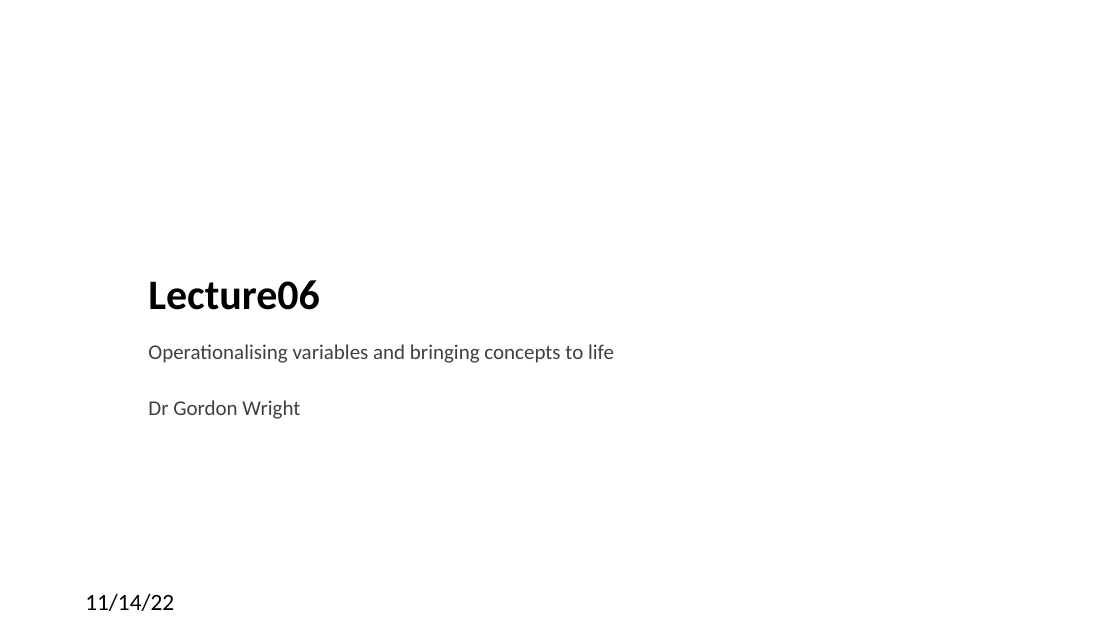
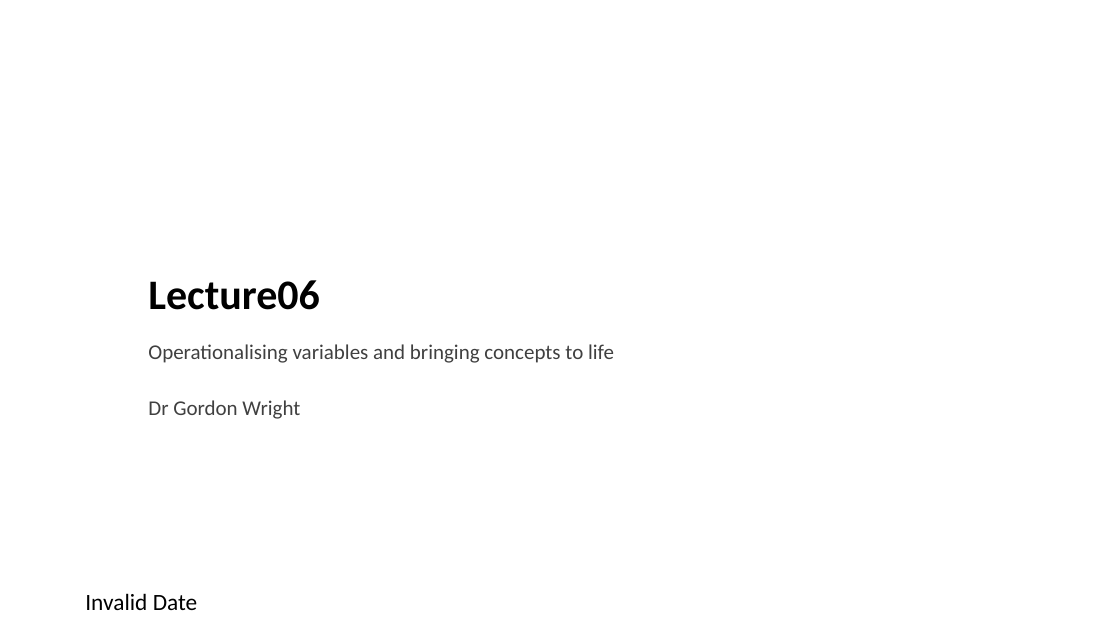
Before and after one commit to LittleMonkeyLab/PS52007Dslides, a slide deck: slide 1 of _site/lectures/Lecture06/Lecture06.pptx. Drawn at 1120x630 pixels with LibreOffice and Linux fonts; fonts in the diff are those of the drawing; background and template pictures are left out. Boxes give left, top, right and bottom in pixels: in the first picture for what was removed or moved away, otherwise in the second. Text is boxed around its words. In the diff, an @@ line names an element or a change of style, - is before the commit and + after.

```diff
--- a/_site/lectures/Lecture06/Lecture06.pptx
+++ b/_site/lectures/Lecture06/Lecture06.pptx
@@ text at [85, 593, 198, 610]: text changed @@
-11/14/22
+Invalid Date
```
Also in this commit, not shown: 1 other slide changed, 1 slide added, 35 other files.
